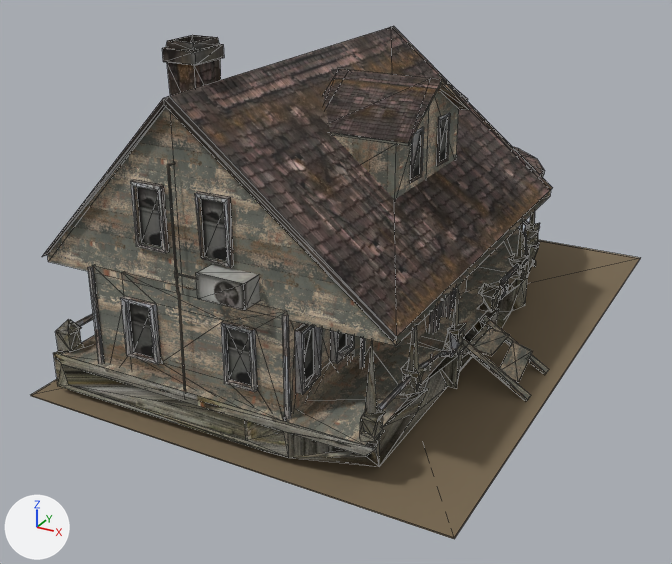
What one commit did to the glTF model assets/dist/dweller_building_housing/lod0.glb.
One viewpoint serves both versions: a 50 mm camera at (12.3, -25.6, 13.7) aimed at (-0.7, -1.9, 1.9). Every picture has the same lights, and +X, +Y and +Z are marked at lower left. The picture after the commit comes second. Mesh edges are drawn as thin lines. Vertices at exactly the same position are counted once.

The scene before the commit, as lines of its bpy script (objects in view):
```python
me_dweller_building_housing = bpy.data.meshes.new('dweller_building_housing')
me_dweller_building_housing.from_pydata(...)  # 1546 vertices, 2452 faces; spans x -6.5..6.5, y -9.5..9.5, z 0.0..10.0
# faces by material slot: [12, 714, 24, 755, 168, 12, 767]
me_dweller_building_housing.materials.append(mat_dirt)  # brown #7a6a52
me_dweller_building_housing.materials.append(mat_frame_wood)  # picture img_frame_wood_diffuse
me_dweller_building_housing.materials.append(mat_metal)  # grey #8a867c
me_dweller_building_housing.materials.append(mat_plank_grey)  # picture img_plank_grey_diffuse
me_dweller_building_housing.materials.append(mat_roof)  # picture img_roof_diffuse
me_dweller_building_housing.materials.append(mat_team_trim)  # white #e7e7e7
me_dweller_building_housing.materials.append(mat_wall_paint)  # picture img_wall_paint_diffuse
ob_dweller_building_housing = bpy.data.objects.new('dweller_building_housing', me_dweller_building_housing)
ob_dweller_building_housing.location = (0.0, 0.0, 0.0)
```
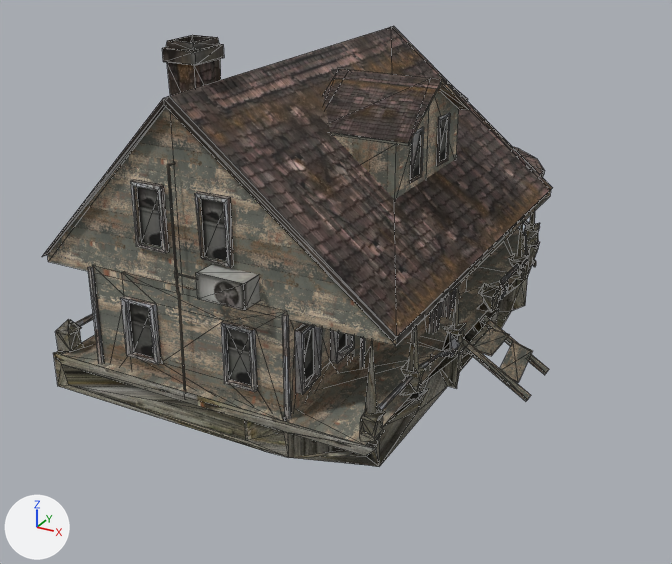
Where the change shows, as pixel boxes [x1, y1, x2, y2] in the pictures (672 x 564 px; the box of a moved part takes in the faces that stretch with it):
'dweller_building_housing', reshaped (16% narrower, 14% shorter): before [31, 26, 641, 539]; after [42, 26, 553, 467]
part 1 of me_dweller_building_housing, deleted (brown): before [31, 240, 641, 539]
part 2 of me_dweller_building_housing, moved or reshaped: [61, 27, 553, 445] in both

Diff of the bpy script that builds the scene:
```diff
--- a/assets/dist/dweller_building_housing/lod0.glb.py
+++ b/assets/dist/dweller_building_housing/lod0.glb.py
@@ me_dweller_building_housing @@
 # used by ob_dweller_building_housing; location = (0.0, 0.0, 0.0)
-me_dweller_building_housing.from_pydata(...)  # 1546 vertices, 2452 faces; spans x -6.5..6.5, y -9.5..9.5, z 0.0..10.0
-me_dweller_building_housing.materials.append(mat_dirt)  # brown #7a6a52
+me_dweller_building_housing.from_pydata(...)  # 1547 vertices, 2454 faces; spans x -6.1..6.1, y -9.3..9.5, z 0.0..10.0
+# me_dweller_building_housing part 1: the loose piece of 8 vertices spanning x -6.5..6.5, y -9.5..9.5, z 0.0 is deleted
+# me_dweller_building_housing part 2
+# 7 vertices are removed from x -1.3..4.1, y -8.9..-3.6, z 1.5..4.7
+# 76 faces are deleted
+# 13 vertices are added at x -5.7..4.2, y -9.0..2.0, z 1.3..4.6
+# 10 new faces join them, mat_frame_wood (picture img_frame_wood_diffuse)
+# 28 new faces join them, mat_plank_grey (picture img_plank_grey_diffuse)
+# 6 new faces join them, mat_roof (picture img_roof_diffuse)
+# 40 new faces join them, mat_wall_paint (picture img_wall_paint_diffuse)
+# other edits to the shape of me_dweller_building_housing do not show in these pictures
 me_dweller_building_housing.materials.append(mat_frame_wood)
```
